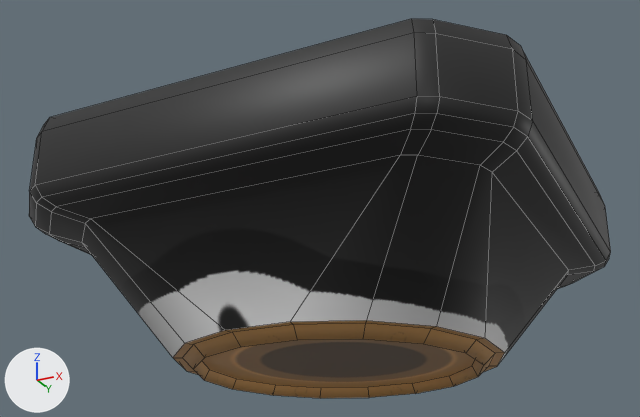
Before and after pictures for a commit that changed the FBX model Assets/heatshield.fbx.
Rendered twice from a 50 mm lens placed at (0.0289, -0.0609, -0.0251), pointed at (-0.0005, -0.0022, 0.0013). The axes (+X, +Y, +Z) are drawn at lower left. The lights are the same throughout. Mesh edges are drawn as thin lines. Objects named as collision shapes, trigger or cutter boxes, shadow casters or lower levels of detail are left out. Where no turn or scale is listed for an object, it has been applied to the vertices. Vertices at the same position are counted once.

The first picture shows 'fairing'.
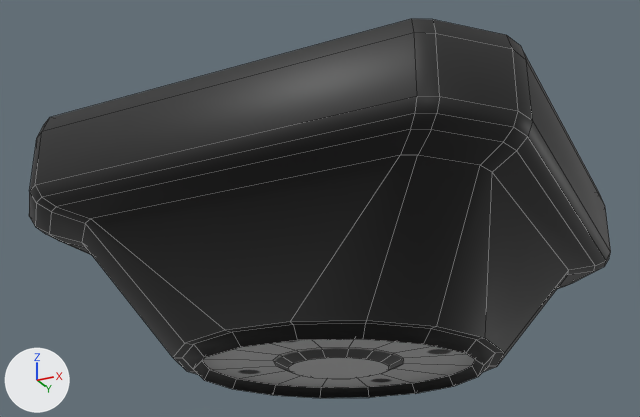
Commit message: Retextured heatshield.

Pixel boxes [x1, y1, x2, y2] of what changed, in the pictures (640 x 417 px):
part 1 of me_fairing, built on
    both: [202, 339, 475, 388]
part 2 of me_fairing, recoloured
    both: [136, 267, 511, 398]

Edits to the bpy script that builds the scene:
```text
Add img_heatshield_png:
    img_heatshield_png = load_image('heatshield.png', 'Textures/heatshield.png', 512, 512, 'sRGB')
Add mat_heatshield__heatshield_png:
    mat_heatshield__heatshield_png = principled_material('heatshield__heatshield_png')
    mat_heatshield__heatshield_png.texture = img_heatshield_png  # with its transparency
Change me_fairing:
    used by ob_fairing; location = (0.0, 0.0, 0.0)
    remove me_fairing.from_pydata(...)  # 208 vertices, 194 faces; spans x -0.0191..0.0191, y -0.0191..0.0191, z -0.0115..0.0047
    add me_fairing.from_pydata(...)  # 240 vertices, 226 faces; spans x -0.0191..0.0191, y -0.0191..0.0191, z -0.0115..0.0047
    me_fairing part 1
    1 face is deleted
    32 vertices are added at x -0.0049..0.0049, y -0.0049..0.0049, z -0.0112..-0.0107
    33 new faces join them
    me_fairing part 2: 193 faces spanning x -0.0191..0.0191, y -0.0191..0.0191, z -0.0115..0.0047 switch from mat_rover_lander_hangar__rover_lander_hangar_png (picture img_rover_lander_hangar_png) to mat_heatshield__heatshield_png (picture img_heatshield_png)
```
